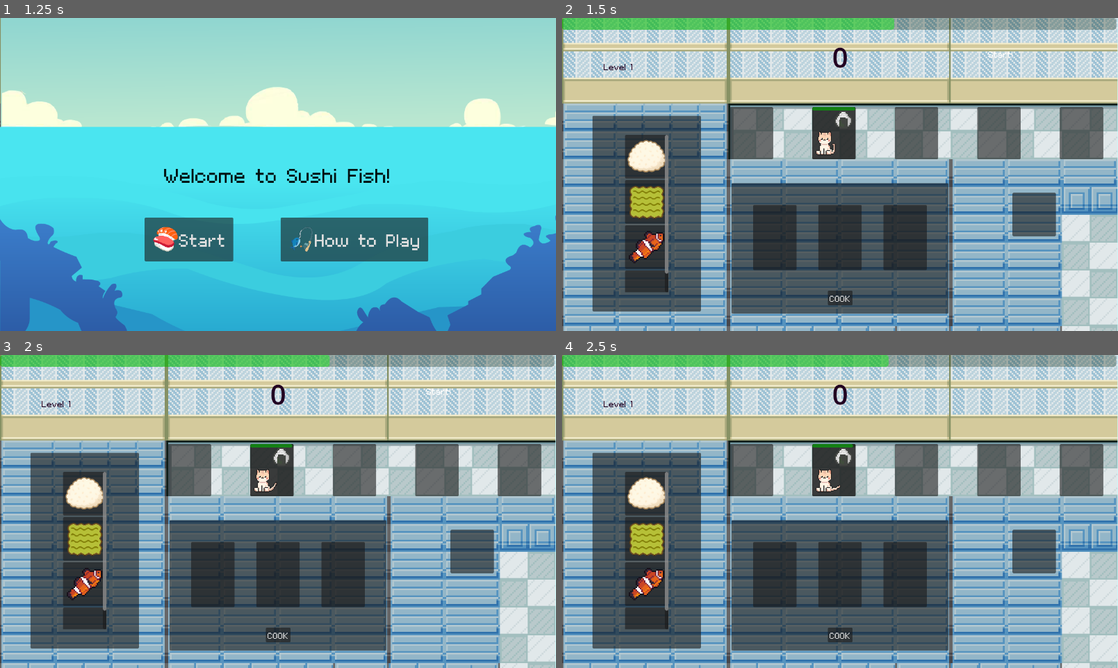
Above: before the commit, frames 1-4 (two rows, left to right).
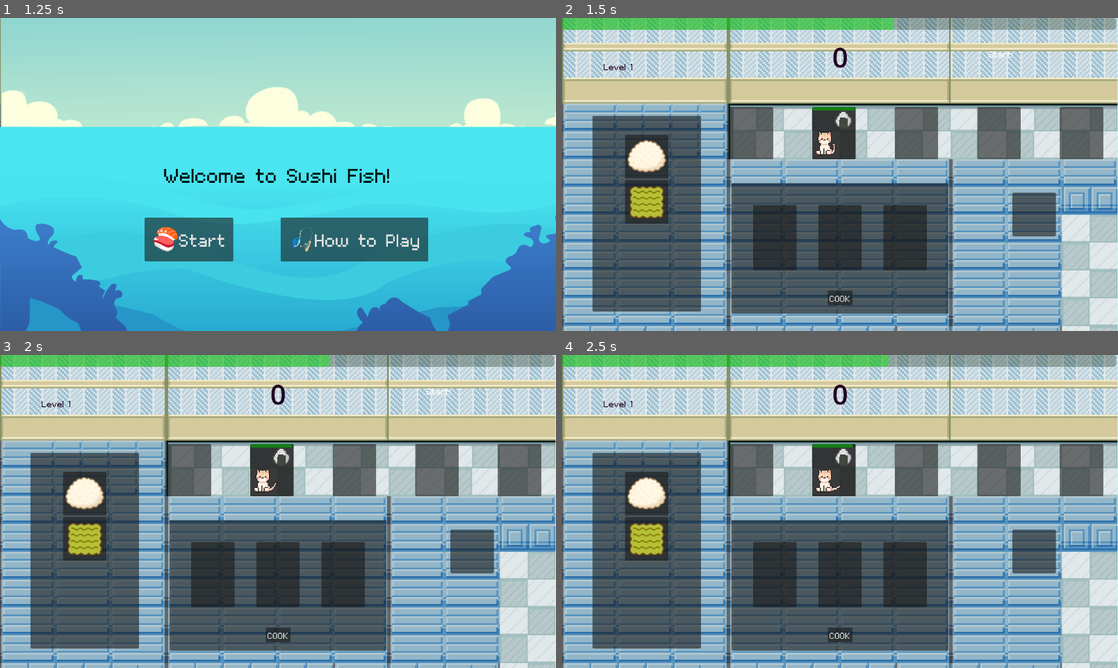
Above: after the commit, the same moments.

Repository: leobarber3/sushiCats
Game: Godot game, scene res://scenes/main.tscn
Same seed, same stepped clock (60 frames per second), same inputs: the game is played once before the commit and once after it.
Inputs:
- Up to frame 1 (1.25 s): click "COOK" at 0.5 s
- Up to frame 2 (1.5 s): click "🍣Start" at 1.25 s
- Up to frame 3 (2 s): no input
- Up to frame 4 (2.5 s): tap Enter (ui_accept) at 2 s; hold Right (move_right) from 2.03 s (still down); tap 1 (stop) at 2.1 s; tap Space (jump) at 2.27 s

Frame 1 is identical in both runs. In frame 2, 1.8% of the frame differs, in the area x 11-20%, y 37-88%; in frame 3, 1.8%; in frame 4, 1.8%.

Commit message:
Ingredients are instantiated on game start now
Ingredients only instantiate on game start.
Player is restricted from creating food items with recipes that they have not unlocked yet.

Diff:
--- a/scenes/ingredient_board.tscn
+++ b/scenes/ingredient_board.tscn
@@ -1,9 +1,6 @@
 [gd_scene format=3 uid="uid://ce2xbw3gv16yr"]
 
 [ext_resource type="PackedScene" uid="uid://23hos0d31o1n" path="res://scenes/ingredient_slot.tscn" id="1_02dxq"]
-[ext_resource type="Resource" uid="uid://b7va4s1bsoqgf" path="res://Resources/Ingredient/Rice.tres" id="2_m161d"]
-[ext_resource type="Resource" uid="uid://dopepnh6tqvn3" path="res://Resources/Ingredient/Seaweed.tres" id="3_ih86a"]
-[ext_resource type="Resource" uid="uid://cq6hh6g8yd06r" path="res://Resources/Ingredient/Fish1.tres" id="4_87sxl"]
 
 [node name="IngredientBoard" type="Panel" unique_id=991800047]
 custom_minimum_size = Vector2(250, 400)
@@ -38,15 +35,12 @@
 
 [node name="IngredientSlot" parent="ScrollContainer/VBoxContainer" unique_id=897650127 instance=ExtResource("1_02dxq")]
 layout_mode = 2
-item = ExtResource("2_m161d")
 
 [node name="IngredientSlot2" parent="ScrollContainer/VBoxContainer" unique_id=1676200202 instance=ExtResource("1_02dxq")]
 layout_mode = 2
-item = ExtResource("3_ih86a")
 
 [node name="IngredientSlot3" parent="ScrollContainer/VBoxContainer" unique_id=1810906253 instance=ExtResource("1_02dxq")]
 layout_mode = 2
-item = ExtResource("4_87sxl")
 
 [node name="IngredientSlot4" parent="ScrollContainer/VBoxContainer" unique_id=1957096936 instance=ExtResource("1_02dxq")]
 layout_mode = 2
--- a/scenes/main.tscn
+++ b/scenes/main.tscn
@@ -3,8 +3,10 @@
 [ext_resource type="Script" uid="uid://dg25gj8pac3n5" path="res://scripts/main.gd" id="1_sugp2"]
 [ext_resource type="PackedScene" uid="uid://bdlqf8mjiehsm" path="res://scenes/cooking_board.tscn" id="3_sugp2"]
 [ext_resource type="PackedScene" uid="uid://ce2xbw3gv16yr" path="res://scenes/ingredient_board.tscn" id="4_jyhfs"]
+[ext_resource type="Script" uid="uid://duifihq82wto7" path="res://scripts/ingredient_board.gd" id="5_a8y0u"]
 [ext_resource type="Texture2D" uid="uid://dmnwe4snlu2bh" path="res://assets/Background/kitchen_v1.png" id="5_tbgi4"]
 [ext_resource type="PackedScene" uid="uid://bs4winf8mqmt4" path="res://scenes/customer_panel.tscn" id="5_tefeu"]
+[ext_resource type="PackedScene" uid="uid://23hos0d31o1n" path="res://scenes/ingredient_slot.tscn" id="6_jkv2x"]
 [ext_resource type="Script" uid="uid://3bu8xmlg7so0" path="res://scripts/game.gd" id="6_tefeu"]
 [ext_resource type="PackedScene" uid="uid://csq0b2uirryx" path="res://scenes/Cat.tscn" id="7_o6xl0"]
 [ext_resource type="Script" uid="uid://dvf4ehm1g74kb" path="res://scripts/Item.gd" id="7_tipki"]
@@ -989,6 +991,9 @@
 [node name="CookingBoard" parent="UI" unique_id=500804475 instance=ExtResource("3_sugp2")]
 
 [node name="IngredientBoard" parent="UI" unique_id=991800047 instance=ExtResource("4_jyhfs")]
+localize_numeral_system = false
+script = ExtResource("5_a8y0u")
+ingredient_slot_scene = ExtResource("6_jkv2x")
 
 [node name="CustomerPanel" parent="UI" unique_id=1274626972 instance=ExtResource("5_tefeu")]
 
--- a/scripts/cooking_board.gd
+++ b/scripts/cooking_board.gd
@@ -6,11 +6,14 @@
 @export var product_slot : Panel
 # var holding cooking slots
 @onready var cooking_slots = $CookingIngredients
+# unlocked recipes for cooking (updated by start_game)
+@export var unlocked_recipes : Array[Recipe] = []
+
 
 # Function to check if ingredient selection matches recipes!
 func check_recipe():
 	# loop through recipes in array and check for a match
-	for recipe in recipes:
+	for recipe in unlocked_recipes:
 		# variable for checking
 		var recipe_match = true
 		# loop through each ingredient
--- a/scripts/game.gd
+++ b/scripts/game.gd
@@ -3,7 +3,11 @@
 @export var cat_scene : PackedScene
 @onready var customer_slots : HBoxContainer = get_node("../UI/CustomerPanel/CustomerSlots")
 @export var food_list : Array[Item]
-
+# Implementing ingredient_list to instantiate ingredients as needed
+#@onready var ingredient_board = $"../UI/IngredientBoard/ScrollContainer/VBoxContainer"
+@onready var ingredient_board = $"../UI/IngredientBoard"
+@onready var cooking_board = $"../UI/CookingBoard"
+@export var ingredient_list : Array[Item]
 #@export var game_timer : Timer
 #@export var game_progress : ProgressBar
 #variable level to keep track of how far to index through the recipe array
@@ -13,7 +17,6 @@
 var game_overBool : bool = false
 
 @onready var game_timer = $GameTimer
-#OLD MOVED THIS PROGRESS BAR : @onready var game_progress = $GameProgress
 
 @onready var hud = $"../HUD"
 
@@ -79,11 +82,26 @@
 func _ready() -> void:
 	pass # Replace with function body.
 
+func update_cooking_recipes():
+	var unlocked_recipes : Array[Recipe] = []
+	var unlocked_foods = food_list.slice(0, min(level, food_list.size()))
+	for food in unlocked_foods:
+		for recipe in cooking_board.recipes:
+			if recipe.product == food:
+				unlocked_recipes.append(recipe)
+	cooking_board.unlocked_recipes = unlocked_recipes
+
 func start_game():
 	score = 0
 	hud.update_score(score)
 	hud.update_level(level)
 	hud.quick_show_text("Start!")
+
+	# Set up ingredients
+	var unlocked_ingredients = get_available_ingredients()
+	ingredient_board.set_ingredients(unlocked_ingredients)
+	# Update unlocked recipes
+	update_cooking_recipes()
 
 	# Clear any existing cats, spawn an initial cat
 	clear_cats()
@@ -102,16 +120,6 @@
 	add_child(spawn_timer)
 	spawn_timer.start()
 
-# OLD :
-#func game_over():
-	#hud.show_game_over()
-	#clear_cats()
-	#score = 0
-	#level += 1
-	#hud.update_level(level)
-	#game_overBool = false
-	#game_timer.stop()
-	#pass
 
 func game_over(reason : String):
 	game_timer.stop()
@@ -133,6 +141,22 @@
 	score = 0
 	level = 1
 
+# Obtains available ingredients for creating unlocked food items
+func get_available_ingredients() -> Array[Item]:
+	var available : Array[Item] = []
+	var unlocked_recipes = food_list.slice(0, min(level, food_list.size()))
+	# Search list of unlocked recipes to find available ingredients
+	for food in unlocked_recipes:
+		for recipe in cooking_board.recipes:
+			if recipe.product == food:
+				# add ingredients if they are not in the list
+				for i in recipe.ingredients:
+					var ingredient = recipe.ingredients[i]
+					if ingredient not in available:
+						available.append(ingredient)
+	return available
+
+
 # Called every frame. 'delta' is the elapsed time since the previous frame.
 func _process(delta: float) -> void:
 	if game_timer.is_stopped():
--- /dev/null
+++ b/scripts/ingredient_board.gd
@@ -0,0 +1,15 @@
+extends Panel
+
+@export var ingredient_slot_scene : PackedScene
+@onready var slot_container = $ScrollContainer/VBoxContainer
+
+
+func set_ingredients(available_ingredients : Array[Item]):
+	for slot in slot_container.get_children():
+		slot.queue_free()
+
+	for ingredient in available_ingredients:
+		# Instantiate a new slot
+		var slot = ingredient_slot_scene.instantiate()
+		slot_container.add_child(slot)
+		slot.item = ingredient
Not shown, added: scripts/ingredient_board.gd.uid
